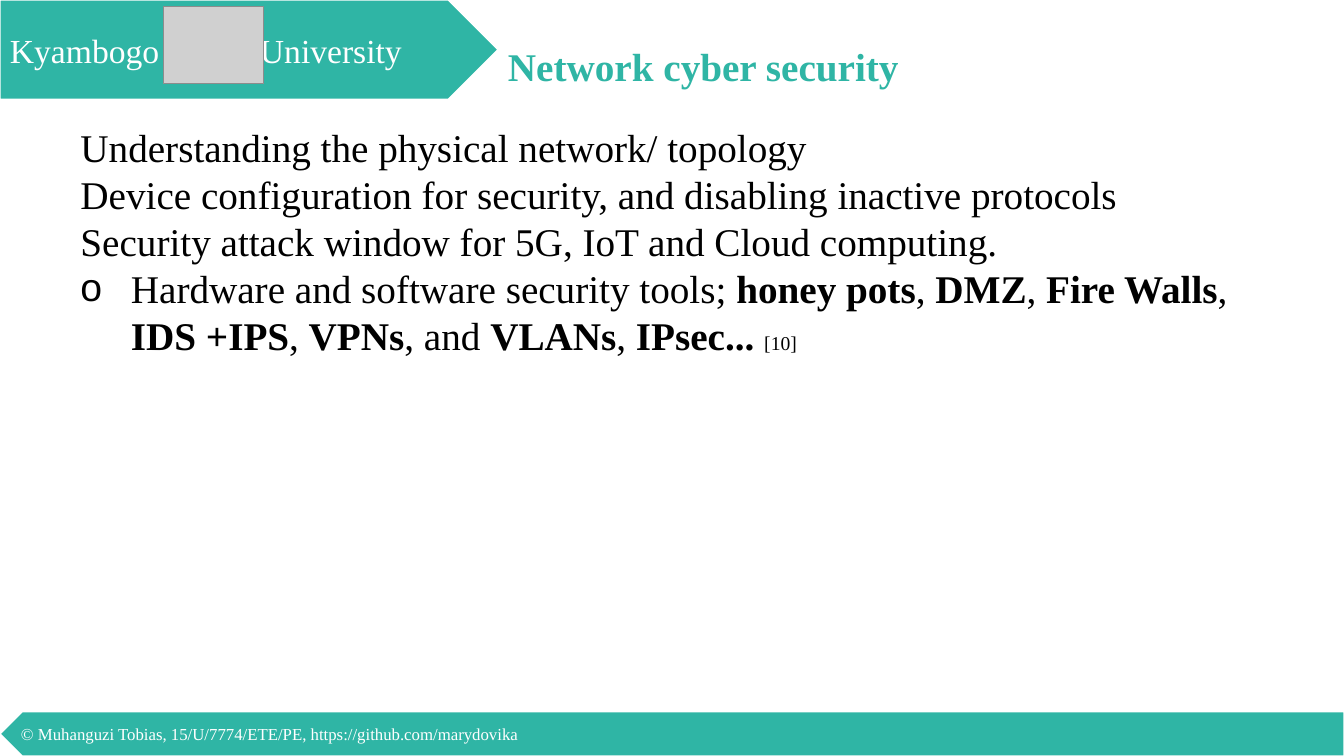
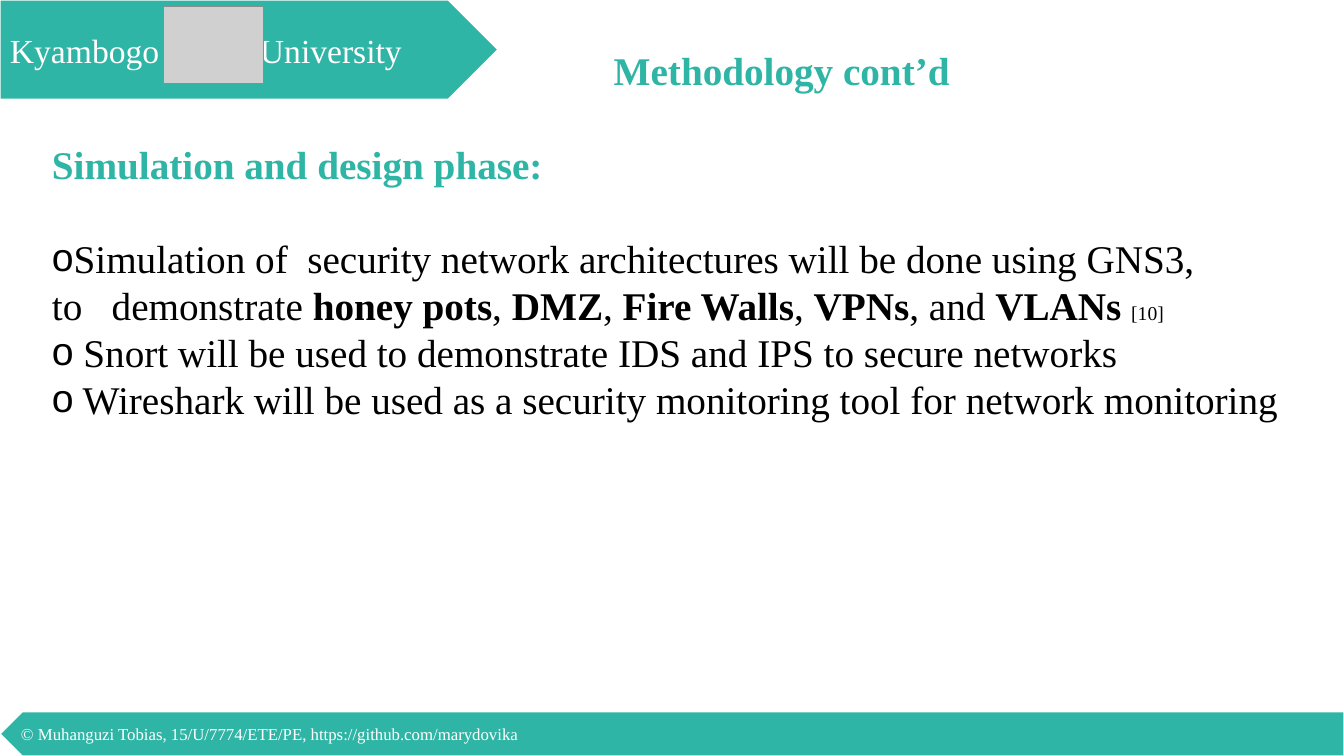
Before and after one commit to marydovika/Cyber-Security-Project-for-5G-IoT-Cloud-NFC, a slide deck: slide 13 of presentations/proposalPresentation.pptx (slide 18 before the commit). Drawn at 1344x756 pixels with LibreOffice and Linux fonts; fonts in the diff are those of the drawing; grey boxes stand for pictures. Boxes give left, top, right and bottom in pixels: in the first picture for what was removed or moved away, otherwise in the second. Text is boxed around its words. In the diff, an @@ line names an element or a change of style, - is before the commit and + after.

```diff
--- a/presentations/proposalPresentation.pptx
+++ b/presentations/proposalPresentation.pptx
@@ text removed at (508, 53, 899, 88) @@
-Network cyber security
@@ text added at (614, 57, 950, 93), 28 pt, text #2FB5A5, bold @@
+Methodology cont’d
@@ text at (52, 151, 1278, 422): text changed @@
-o Understanding the physical network/ topology
-  Device configuration for security, and disabling inactive protocols
-  Security attack window for 5G, IoT and Cloud computing.
-  Hardware and software security tools; honey pots, DMZ, Fire Walls, IDS +IPS, VPNs, and VLANs, IPsec... [10]
+Simulation and design phase:
+o Simulation of security network architectures will be done using GNS3, to ..demonstrate honey pots, DMZ, Fire Walls, VPNs, and VLANs [10]
+o Snort will be used to demonstrate IDS and IPS to secure networks
+o Wireshark will be used as a security monitoring tool for network monitoring
```
Also in this commit, not shown: 15 other slides changed, 11 slides removed.
